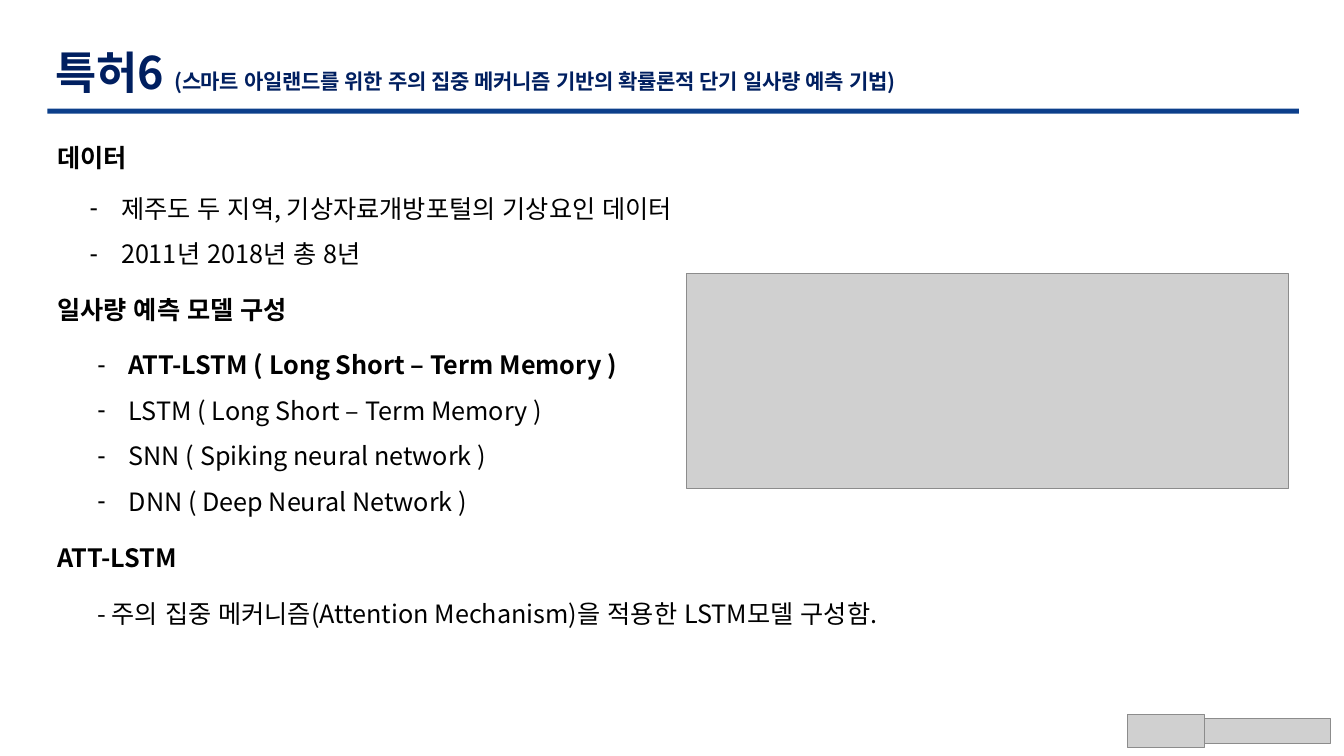
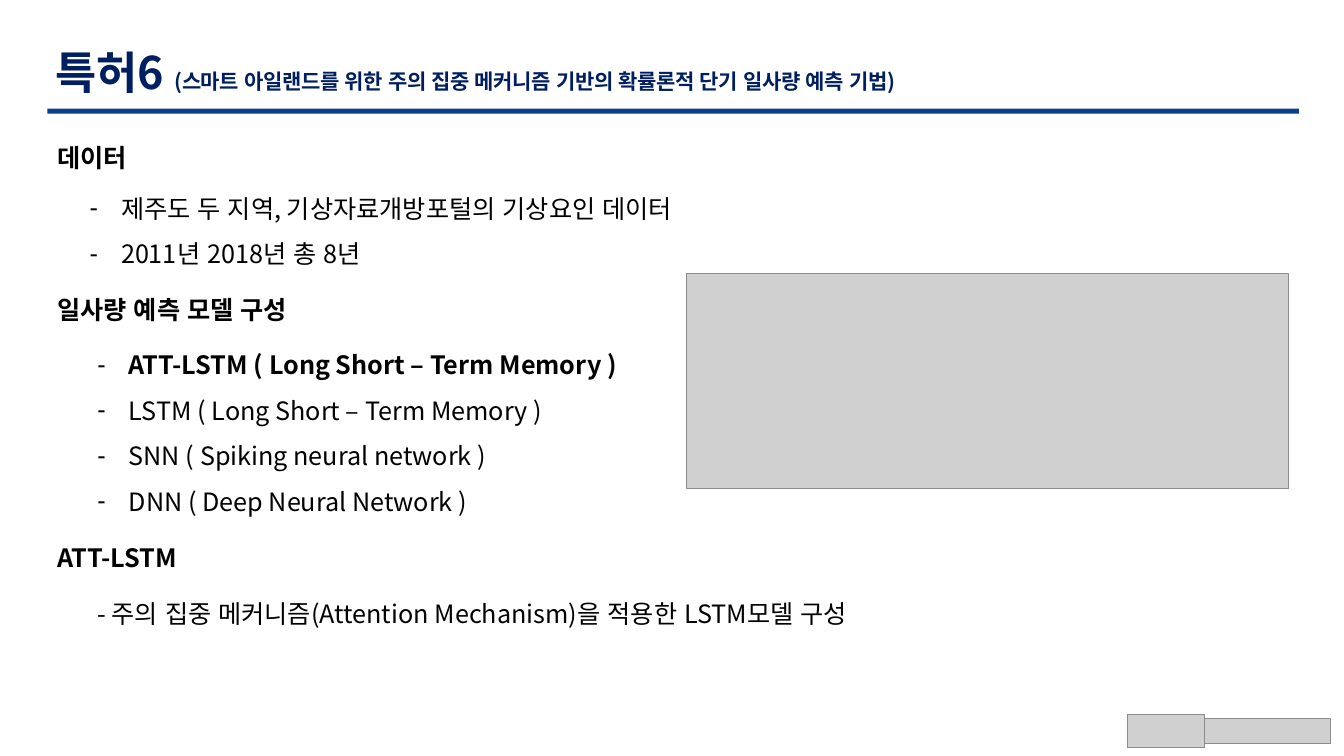
Before and after one commit to TaegyuHan/Solar_radiation_prediction_model, a slide deck: slide 13 of KICS_PT/[KICS] 동향 poster.pptx. Drawn at 1344x756 pixels with LibreOffice and Linux fonts; fonts in the diff are those of the drawing; grey boxes stand for pictures. Boxes give left, top, right and bottom in pixels: in the first picture for what was removed or moved away, otherwise in the second. Text is boxed around its words. In the diff, an @@ line names an element or a change of style, - is before the commit and + after.

```diff
--- a/KICS_PT/[KICS] 동향 poster.pptx
+++ b/KICS_PT/[KICS] 동향 poster.pptx
@@ text at (x1=112, y1=602, x2=847, y2=628): text changed @@
-- 주의 집중 메커니즘(Attention Mechanism)을 적용한 LSTM모델 구성함.
+- 주의 집중 메커니즘(Attention Mechanism)을 적용한 LSTM모델 구성
```
Also in this commit, not shown: 10 other slides changed.
